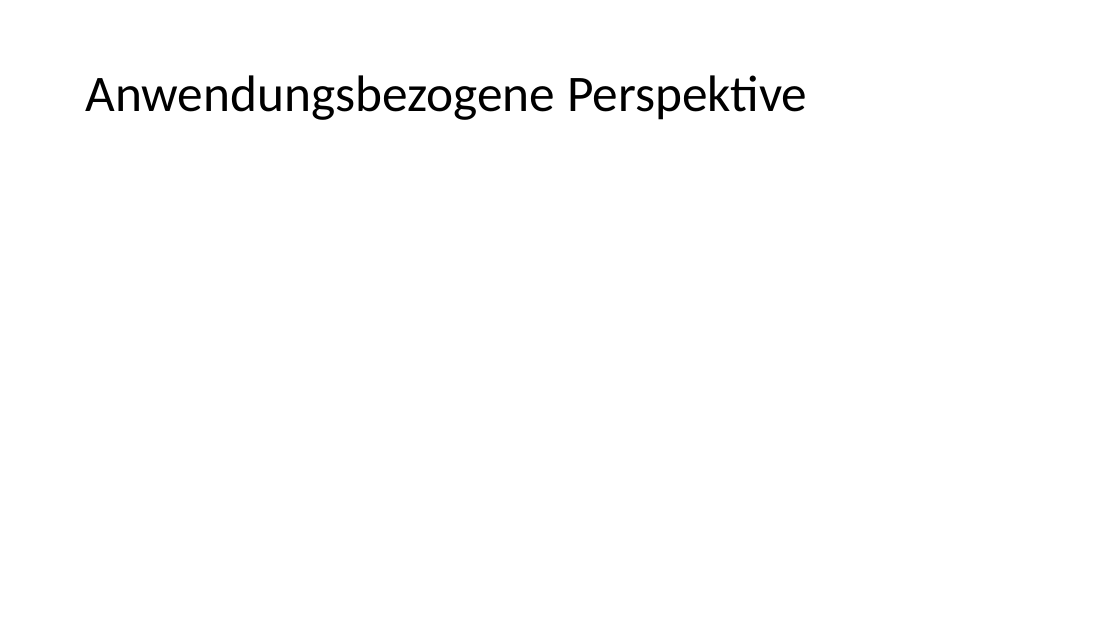
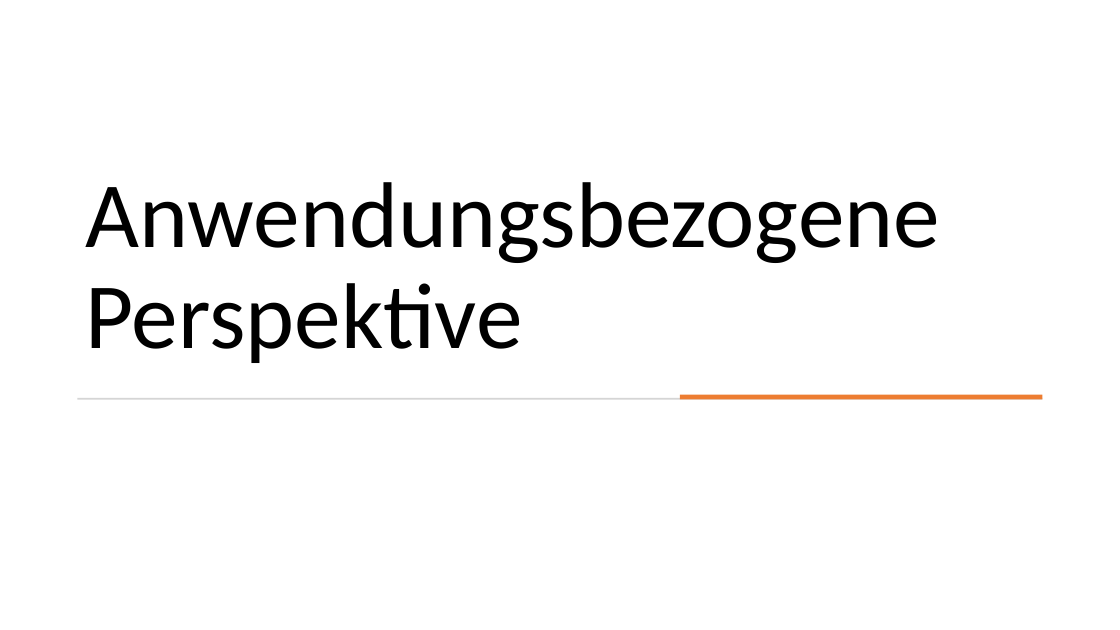
Before and after one commit to Carmen-MI/Erdrevolution_Carmen, a slide deck: slide 2 of Präsentation.pptx. Drawn at 1120x630 pixels with LibreOffice and Linux fonts; fonts in the diff are those of the drawing. Boxes give left, top, right and bottom in pixels: in the first picture for what was removed or moved away, otherwise in the second. Text is boxed around its words. In the diff, an @@ line names an element or a change of style, - is before the commit and + after.

```diff
--- a/Präsentation.pptx
+++ b/Präsentation.pptx
@@ title "Anwendungsbezogene Perspektive": place and size @@
-title "Anwendungsbezogene Perspektive" at <box>85,75,807,120</box>
+title "Anwendungsbezogene Perspektive" at <box>85,182,939,363</box>
@@ title "Anwendungsbezogene Perspektive" at <box>85,182,939,363</box>: size 44 to 80 pt; vertical alignment middle to bottom @@
@@ rectangle added at <box>77,398,1043,400</box>, fill #D5D5D5 @@
@@ rectangle added at <box>680,395,1043,400</box>, fill #ED7D31 @@
```
Also in this commit, not shown: 9 other slides changed, 1 slide added, 1 other file.
